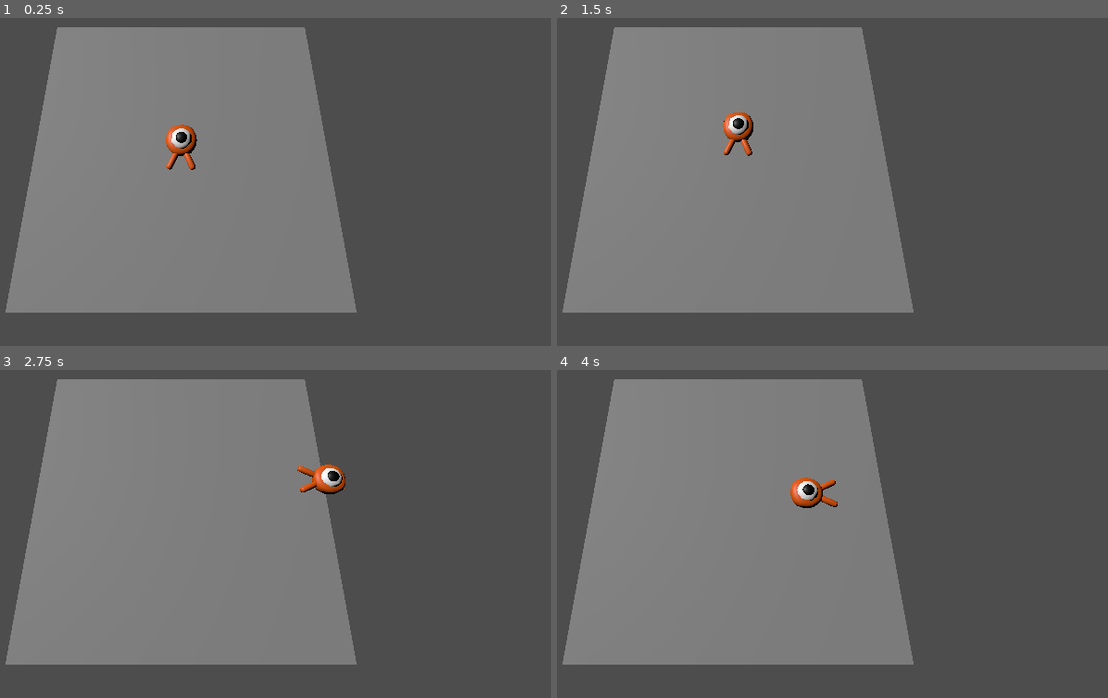
Above: before the commit, frames 1-4 (two rows, left to right).
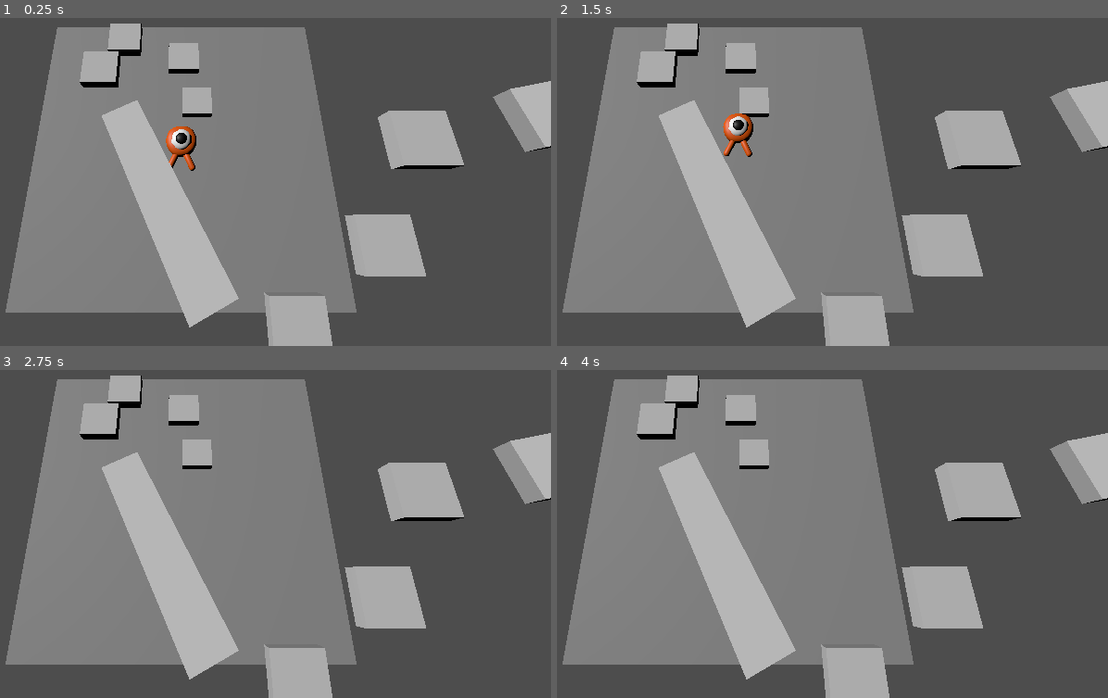
Above: after the commit, the same moments.

Repository: emeraldtip/Esimene-mang
Game: Godot game, scene res://Mängustseen.tscn
The game is run twice, just before and just after one commit, with the same random seed, the same clock (stepped at 60 frames per second) and the same inputs.
Inputs:
- Up to frame 1 (0.25 s): no input
- Up to frame 2 (1.5 s): tap Enter at 0.5 s; tap Space (hype, bound only after the commit) at 0.6 s; tap W (edasi) at 1.35 s
- Up to frame 3 (2.75 s): tap Space (hype, bound only after the commit) at 1.55, 2.3 s; hold D (paremale) from 2.03 s (still down)
- Up to frame 4 (4 s): release D (paremale) at 2.78 s; tap S (tagasi) at 2.85 s; tap Space (hype, bound only after the commit) at 3.05, 3.5, 3.8 s; hold A (vasakule) from 3.53 s (still down)

The runs differ from the first frame. In frame 1, 16% of the frame differs, in the area x 14-100%, y 1-100%; in frame 2, 16%; in frame 3, 17%; in frame 4, 17%.

Commit message:
16. tund

Diff:
--- a/Mängustseen.tscn
+++ b/Mängustseen.tscn
@@ -1,11 +1,9 @@
 [gd_scene load_steps=4 format=3 uid="uid://ca5l0ugmpoxds"]
 
 [ext_resource type="PackedScene" uid="uid://cui8sdokw22sn" path="res://Tegelane.tscn" id="1_fwtjl"]
+[ext_resource type="PackedScene" uid="uid://ckmp4dn6e1qq6" path="res://Parkuur.tscn" id="2_2hhjy"]
 
 [sub_resource type="BoxMesh" id="BoxMesh_vfp46"]
-
-[sub_resource type="BoxShape3D" id="BoxShape3D_of8ry"]
-size = Vector3(20, 1, 20)
 
 [node name="Node3D" type="Node3D"]
 
@@ -15,9 +13,6 @@
 transform = Transform3D(20, 0, 0, 0, 1, 0, 0, 0, 20, 0, 0, 0)
 mesh = SubResource("BoxMesh_vfp46")
 
-[node name="CollisionShape3D" type="CollisionShape3D" parent="Põrand"]
-shape = SubResource("BoxShape3D_of8ry")
-
 [node name="DirectionalLight3D" type="DirectionalLight3D" parent="."]
 transform = Transform3D(-0.759101, 3.15192e-09, -0.650973, -0.58387, 0.442195, 0.680852, 0.287857, 0.896919, -0.33567, 0, 6.08559, 0)
 
@@ -26,3 +21,5 @@
 
 [node name="Tegelane" parent="." instance=ExtResource("1_fwtjl")]
 transform = Transform3D(1, 0, 0, 0, 1, 0, 0, 0, 1, 0, 1.98281, 0)
+
+[node name="untitled" parent="." instance=ExtResource("2_2hhjy")]
--- /dev/null
+++ b/Parkuur.tscn
@@ -0,0 +1,117 @@
+[gd_scene load_steps=16 format=3 uid="uid://ckmp4dn6e1qq6"]
+
+[ext_resource type="PackedScene" uid="uid://cld0shjdse2fs" path="res://untitled.dae" id="1_2utdg"]
+
+[sub_resource type="ConcavePolygonShape3D" id="ConcavePolygonShape3D_88x21"]
+data = PackedVector3Array(-1, 1, -1, 1, 1, -1, 1, 1, 1, 1, 1, 1, 1, -1, 1, -1, -1, 1, -1, 1, 1, -1, -1, 1, -1, -1, -1, 1, -1, -1, -1, -1, -1, -1, -1, 1, 1, 1, -1, 1, -1, -1, 1, -1, 1, -1, 1, -1, -1, -1, -1, 1, -1, -1, -1, 1, -1, 1, 1, 1, -1, 1, 1, 1, 1, 1, -1, -1, 1, -1, 1, 1, -1, 1, 1, -1, -1, -1, -1, 1, -1, 1, -1, -1, -1, -1, 1, 1, -1, 1, 1, 1, -1, 1, -1, 1, 1, 1, 1, -1, 1, -1, 1, -1, -1, 1, 1, -1)
+
+[sub_resource type="ConcavePolygonShape3D" id="ConcavePolygonShape3D_s72gx"]
+data = PackedVector3Array(-1, 1, -1, 1, 1, -1, 1, 1, 1, 1, 1, 1, 1, -1, 1, -1, -1, 1, -1, 1, 1, -1, -1, 1, -1, -1, -1, 1, -1, -1, -1, -1, -1, -1, -1, 1, 1, 1, -1, 1, -1, -1, 1, -1, 1, -1, 1, -1, -1, -1, -1, 1, -1, -1, -1, 1, -1, 1, 1, 1, -1, 1, 1, 1, 1, 1, -1, -1, 1, -1, 1, 1, -1, 1, 1, -1, -1, -1, -1, 1, -1, 1, -1, -1, -1, -1, 1, 1, -1, 1, 1, 1, -1, 1, -1, 1, 1, 1, 1, -1, 1, -1, 1, -1, -1, 1, 1, -1)
+
+[sub_resource type="ConcavePolygonShape3D" id="ConcavePolygonShape3D_yvfhb"]
+data = PackedVector3Array(-1, 1, -1, 1, 1, -1, 1, 1, 1, 1, 1, 1, 1, -1, 1, -1, -1, 1, -1, 1, 1, -1, -1, 1, -1, -1, -1, 1, -1, -1, -1, -1, -1, -1, -1, 1, 1, 1, -1, 1, -1, -1, 1, -1, 1, -1, 1, -1, -1, -1, -1, 1, -1, -1, -1, 1, -1, 1, 1, 1, -1, 1, 1, 1, 1, 1, -1, -1, 1, -1, 1, 1, -1, 1, 1, -1, -1, -1, -1, 1, -1, 1, -1, -1, -1, -1, 1, 1, -1, 1, 1, 1, -1, 1, -1, 1, 1, 1, 1, -1, 1, -1, 1, -1, -1, 1, 1, -1)
+
+[sub_resource type="ConcavePolygonShape3D" id="ConcavePolygonShape3D_lc7fd"]
+data = PackedVector3Array(-1, 1, -1, 1, 1, -1, 1, 1, 1, 1, 1, 1, 1, -1, 1, -1, -1, 1, -1, 1, 1, -1, -1, 1, -1, -1, -1, 1, -1, -1, -1, -1, -1, -1, -1, 1, 1, 1, -1, 1, -1, -1, 1, -1, 1, -1, 1, -1, -1, -1, -1, 1, -1, -1, -1, 1, -1, 1, 1, 1, -1, 1, 1, 1, 1, 1, -1, -1, 1, -1, 1, 1, -1, 1, 1, -1, -1, -1, -1, 1, -1, 1, -1, -1, -1, -1, 1, 1, -1, 1, 1, 1, -1, 1, -1, 1, 1, 1, 1, -1, 1, -1, 1, -1, -1, 1, 1, -1)
+
+[sub_resource type="ConcavePolygonShape3D" id="ConcavePolygonShape3D_ymbc0"]
+data = PackedVector3Array(-1, 1, -1, 1, 1, -1, 1, 1, 1, 1, 1, 1, 1, -1, 1, -1, -1, 1, -1, 1, 1, -1, -1, 1, -1, -1, -1, 1, -1, -1, -1, -1, -1, -1, -1, 1, 1, 1, -1, 1, -1, -1, 1, -1, 1, -1, 1, -1, -1, -1, -1, 1, -1, -1, -1, 1, -1, 1, 1, 1, -1, 1, 1, 1, 1, 1, -1, -1, 1, -1, 1, 1, -1, 1, 1, -1, -1, -1, -1, 1, -1, 1, -1, -1, -1, -1, 1, 1, -1, 1, 1, 1, -1, 1, -1, 1, 1, 1, 1, -1, 1, -1, 1, -1, -1, 1, 1, -1)
+
+[sub_resource type="ConcavePolygonShape3D" id="ConcavePolygonShape3D_3f7jc"]
+data = PackedVector3Array(-1, 1, -1, 1, 1, -1, 1, 1, 1, 1, 1, 1, 1, -1, 1, -1, -1, 1, -1, 1, 1, -1, -1, 1, -1, -1, -1, 1, -1, -1, -1, -1, -1, -1, -1, 1, 1, 1, -1, 1, -1, -1, 1, -1, 1, -1, 1, -1, -1, -1, -1, 1, -1, -1, -1, 1, -1, 1, 1, 1, -1, 1, 1, 1, 1, 1, -1, -1, 1, -1, 1, 1, -1, 1, 1, -1, -1, -1, -1, 1, -1, 1, -1, -1, -1, -1, 1, 1, -1, 1, 1, 1, -1, 1, -1, 1, 1, 1, 1, -1, 1, -1, 1, -1, -1, 1, 1, -1)
+
+[sub_resource type="ConcavePolygonShape3D" id="ConcavePolygonShape3D_13uwo"]
+data = PackedVector3Array(-1, 1, -1, 1, 1, -1, 1, 1, 1, 1, 1, 1, 1, -1, 1, -1, -1, 1, -1, 1, 1, -1, -1, 1, -1, -1, -1, 1, -1, -1, -1, -1, -1, -1, -1, 1, 1, 1, -1, 1, -1, -1, 1, -1, 1, -1, 1, -1, -1, -1, -1, 1, -1, -1, -1, 1, -1, 1, 1, 1, -1, 1, 1, 1, 1, 1, -1, -1, 1, -1, 1, 1, -1, 1, 1, -1, -1, -1, -1, 1, -1, 1, -1, -1, -1, -1, 1, 1, -1, 1, 1, 1, -1, 1, -1, 1, 1, 1, 1, -1, 1, -1, 1, -1, -1, 1, 1, -1)
+
+[sub_resource type="ConcavePolygonShape3D" id="ConcavePolygonShape3D_5iv0y"]
+data = PackedVector3Array(-1, 1, -1, 1, 1, -1, 1, 1, 1, 1, 1, 1, 1, -1, 1, -1, -1, 1, -1, 1, 1, -1, -1, 1, -1, -1, -1, 1, -1, -1, -1, -1, -1, -1, -1, 1, 1, 1, -1, 1, -1, -1, 1, -1, 1, -1, 1, -1, -1, -1, -1, 1, -1, -1, -1, 1, -1, 1, 1, 1, -1, 1, 1, 1, 1, 1, -1, -1, 1, -1, 1, 1, -1, 1, 1, -1, -1, -1, -1, 1, -1, 1, -1, -1, -1, -1, 1, 1, -1, 1, 1, 1, -1, 1, -1, 1, 1, 1, 1, -1, 1, -1, 1, -1, -1, 1, 1, -1)
+
+[sub_resource type="ConcavePolygonShape3D" id="ConcavePolygonShape3D_cvgt5"]
+data = PackedVector3Array(-1, 1, -1, 1, 1, -1, 1, 1, 1, 1, 1, 1, 1, -1, 1, -1, -1, 1, -1, 1, 1, -1, -1, 1, -1, -1, -1, 1, -1, -1, -1, -1, -1, -1, -1, 1, 1, 1, -1, 1, -1, -1, 1, -1, 1, -1, 1, -1, -1, -1, -1, 1, -1, -1, -1, 1, -1, 1, 1, 1, -1, 1, 1, 1, 1, 1, -1, -1, 1, -1, 1, 1, -1, 1, 1, -1, -1, -1, -1, 1, -1, 1, -1, -1, -1, -1, 1, 1, -1, 1, 1, 1, -1, 1, -1, 1, 1, 1, 1, -1, 1, -1, 1, -1, -1, 1, 1, -1)
+
+[sub_resource type="ConcavePolygonShape3D" id="ConcavePolygonShape3D_rd6lh"]
+data = PackedVector3Array(-1, 1, -1, 1, 1, -1, 1, 1, 1, 1, 1, 1, 1, -1, 1, -1, -1, 1, -1, 1, 1, -1, -1, 1, -1, -1, -1, 1, -1, -1, -1, -1, -1, -1, -1, 1, 1, 1, -1, 1, -1, -1, 1, -1, 1, -1, 1, -1, -1, -1, -1, 1, -1, -1, -1, 1, -1, 1, 1, 1, -1, 1, 1, 1, 1, 1, -1, -1, 1, -1, 1, 1, -1, 1, 1, -1, -1, -1, -1, 1, -1, 1, -1, -1, -1, -1, 1, 1, -1, 1, 1, 1, -1, 1, -1, 1, 1, 1, 1, -1, 1, -1, 1, -1, -1, 1, 1, -1)
+
+[sub_resource type="ConcavePolygonShape3D" id="ConcavePolygonShape3D_vpw6l"]
+data = PackedVector3Array(-1, 1, -1, 1, 1, -1, 1, 1, 1, 1, 1, 1, 1, -1, 1, -1, -1, 1, -1, 1, 1, -1, -1, 1, -1, -1, -1, 1, -1, -1, -1, -1, -1, -1, -1, 1, 1, 1, -1, 1, -1, -1, 1, -1, 1, -1, 1, -1, -1, -1, -1, 1, -1, -1, -1, 1, -1, 1, 1, 1, -1, 1, 1, 1, 1, 1, -1, -1, 1, -1, 1, 1, -1, 1, 1, -1, -1, -1, -1, 1, -1, 1, -1, -1, -1, -1, 1, 1, -1, 1, 1, 1, -1, 1, -1, 1, 1, 1, 1, -1, 1, -1, 1, -1, -1, 1, 1, -1)
+
+[sub_resource type="ConcavePolygonShape3D" id="ConcavePolygonShape3D_26fes"]
+data = PackedVector3Array(-1, 1, -1, 1, 1, -1, 1, 1, 1, 1, 1, 1, 1, -1, 1, -1, -1, 1, -1, 1, 1, -1, -1, 1, -1, -1, -1, 1, -1, -1, -1, -1, -1, -1, -1, 1, 1, 1, -1, 1, -1, -1, 1, -1, 1, -1, 1, -1, -1, -1, -1, 1, -1, -1, -1, 1, -1, 1, 1, 1, -1, 1, 1, 1, 1, 1, -1, -1, 1, -1, 1, 1, -1, 1, 1, -1, -1, -1, -1, 1, -1, 1, -1, -1, -1, -1, 1, 1, -1, 1, 1, 1, -1, 1, -1, 1, 1, 1, 1, -1, 1, -1, 1, -1, -1, 1, 1, -1)
+
+[sub_resource type="ConcavePolygonShape3D" id="ConcavePolygonShape3D_i73ab"]
+data = PackedVector3Array(-1, 1, -1, 1, 1, -1, 1, 1, 1, 1, 1, 1, 1, -1, 1, -1, -1, 1, -1, 1, 1, -1, -1, 1, -1, -1, -1, 1, -1, -1, -1, -1, -1, -1, -1, 1, 1, 1, -1, 1, -1, -1, 1, -1, 1, -1, 1, -1, -1, -1, -1, 1, -1, -1, -1, 1, -1, 1, 1, 1, -1, 1, 1, 1, 1, 1, -1, -1, 1, -1, 1, 1, -1, 1, 1, -1, -1, -1, -1, 1, -1, 1, -1, -1, -1, -1, 1, 1, -1, 1, 1, 1, -1, 1, -1, 1, 1, 1, 1, -1, 1, -1, 1, -1, -1, 1, 1, -1)
+
+[sub_resource type="ConcavePolygonShape3D" id="ConcavePolygonShape3D_t78b5"]
+data = PackedVector3Array(-1, 1, -1, 1, 1, -1, 1, 1, 1, 1, 1, 1, 1, -1, 1, -1, -1, 1, -1, 1, 1, -1, -1, 1, -1, -1, -1, 1, -1, -1, -1, -1, -1, -1, -1, 1, 1, 1, -1, 1, -1, -1, 1, -1, 1, -1, 1, -1, -1, -1, -1, 1, -1, -1, -1, 1, -1, 1, 1, 1, -1, 1, 1, 1, 1, 1, -1, -1, 1, -1, 1, 1, -1, 1, 1, -1, -1, -1, -1, 1, -1, 1, -1, -1, -1, -1, 1, 1, -1, 1, 1, 1, -1, 1, -1, 1, 1, 1, 1, -1, 1, -1, 1, -1, -1, 1, 1, -1)
+
+[node name="untitled" instance=ExtResource("1_2utdg")]
+
+[node name="StaticBody3D" type="StaticBody3D" parent="Cube_013" index="0"]
+
+[node name="CollisionShape3D" type="CollisionShape3D" parent="Cube_013/StaticBody3D" index="0"]
+shape = SubResource("ConcavePolygonShape3D_88x21")
+
+[node name="StaticBody3D" type="StaticBody3D" parent="Cube_012" index="0"]
+
+[node name="CollisionShape3D" type="CollisionShape3D" parent="Cube_012/StaticBody3D" index="0"]
+shape = SubResource("ConcavePolygonShape3D_s72gx")
+
+[node name="StaticBody3D" type="StaticBody3D" parent="Cube_011" index="0"]
+
+[node name="CollisionShape3D" type="CollisionShape3D" parent="Cube_011/StaticBody3D" index="0"]
+shape = SubResource("ConcavePolygonShape3D_yvfhb")
+
+[node name="StaticBody3D" type="StaticBody3D" parent="Cube_010" index="0"]
+
+[node name="CollisionShape3D" type="CollisionShape3D" parent="Cube_010/StaticBody3D" index="0"]
+shape = SubResource("ConcavePolygonShape3D_lc7fd")
+
+[node name="StaticBody3D" type="StaticBody3D" parent="Cube_009" index="0"]
+
+[node name="CollisionShape3D" type="CollisionShape3D" parent="Cube_009/StaticBody3D" index="0"]
+shape = SubResource("ConcavePolygonShape3D_ymbc0")
+
+[node name="StaticBody3D" type="StaticBody3D" parent="Cube_008" index="0"]
+
+[node name="CollisionShape3D" type="CollisionShape3D" parent="Cube_008/StaticBody3D" index="0"]
+shape = SubResource("ConcavePolygonShape3D_3f7jc")
+
+[node name="StaticBody3D" type="StaticBody3D" parent="Cube_006" index="0"]
+
+[node name="CollisionShape3D" type="CollisionShape3D" parent="Cube_006/StaticBody3D" index="0"]
+shape = SubResource("ConcavePolygonShape3D_13uwo")
+
+[node name="StaticBody3D" type="StaticBody3D" parent="Cube_007" index="0"]
+
+[node name="CollisionShape3D" type="CollisionShape3D" parent="Cube_007/StaticBody3D" index="0"]
+shape = SubResource("ConcavePolygonShape3D_5iv0y")
+
+[node name="StaticBody3D" type="StaticBody3D" parent="Cube_005" index="0"]
+
+[node name="CollisionShape3D" type="CollisionShape3D" parent="Cube_005/StaticBody3D" index="0"]
+shape = SubResource("ConcavePolygonShape3D_cvgt5")
+
+[node name="StaticBody3D" type="StaticBody3D" parent="Cube_004" index="0"]
+
+[node name="CollisionShape3D" type="CollisionShape3D" parent="Cube_004/StaticBody3D" index="0"]
+shape = SubResource("ConcavePolygonShape3D_rd6lh")
+
+[node name="StaticBody3D" type="StaticBody3D" parent="Cube_003" index="0"]
+
+[node name="CollisionShape3D" type="CollisionShape3D" parent="Cube_003/StaticBody3D" index="0"]
+shape = SubResource("ConcavePolygonShape3D_vpw6l")
+
+[node name="StaticBody3D" type="StaticBody3D" parent="Cube_002" index="0"]
+
+[node name="CollisionShape3D" type="CollisionShape3D" parent="Cube_002/StaticBody3D" index="0"]
+shape = SubResource("ConcavePolygonShape3D_26fes")
+
+[node name="StaticBody3D" type="StaticBody3D" parent="Cube_001" index="0"]
+
+[node name="CollisionShape3D" type="CollisionShape3D" parent="Cube_001/StaticBody3D" index="0"]
+shape = SubResource("ConcavePolygonShape3D_i73ab")
+
+[node name="StaticBody3D" type="StaticBody3D" parent="Cube" index="0"]
+
+[node name="CollisionShape3D" type="CollisionShape3D" parent="Cube/StaticBody3D" index="0"]
+shape = SubResource("ConcavePolygonShape3D_t78b5")
--- a/Tegelane.gd
+++ b/Tegelane.gd
@@ -4,6 +4,8 @@
 @export var kiirus = 14
 #Gravitatsiooni kiirendus
 @export var langus_kiirendus = 75
+#Hüppe tugevus
+@export var hyppe_tugevus = 20
 
 var siht_kiirus = Vector3.ZERO
 
@@ -30,6 +32,9 @@
 	siht_kiirus.x = suund.x * kiirus
 	siht_kiirus.z = suund.z * kiirus
 
+	if is_on_floor() and Input.is_action_just_pressed("hype"):
+		siht_kiirus.y = hyppe_tugevus
+
 	if not is_on_floor():
 		siht_kiirus.y = siht_kiirus.y - (langus_kiirendus * delta)
 
--- a/project.godot
+++ b/project.godot
@@ -37,7 +37,7 @@
 "events": [Object(InputEventKey,"resource_local_to_scene":false,"resource_name":"","device":-1,"window_id":0,"alt_pressed":false,"shift_pressed":false,"ctrl_pressed":false,"meta_pressed":false,"pressed":false,"keycode":0,"physical_keycode":83,"key_label":0,"unicode":115,"echo":false,"script":null)
 ]
 }
-"hüppamine"={
+hype={
 "deadzone": 0.5,
 "events": [Object(InputEventKey,"resource_local_to_scene":false,"resource_name":"","device":-1,"window_id":0,"alt_pressed":false,"shift_pressed":false,"ctrl_pressed":false,"meta_pressed":false,"pressed":false,"keycode":0,"physical_keycode":32,"key_label":0,"unicode":32,"echo":false,"script":null)
 ]
Not shown, added: untitled.dae
Not shown, added: untitled.dae.import
